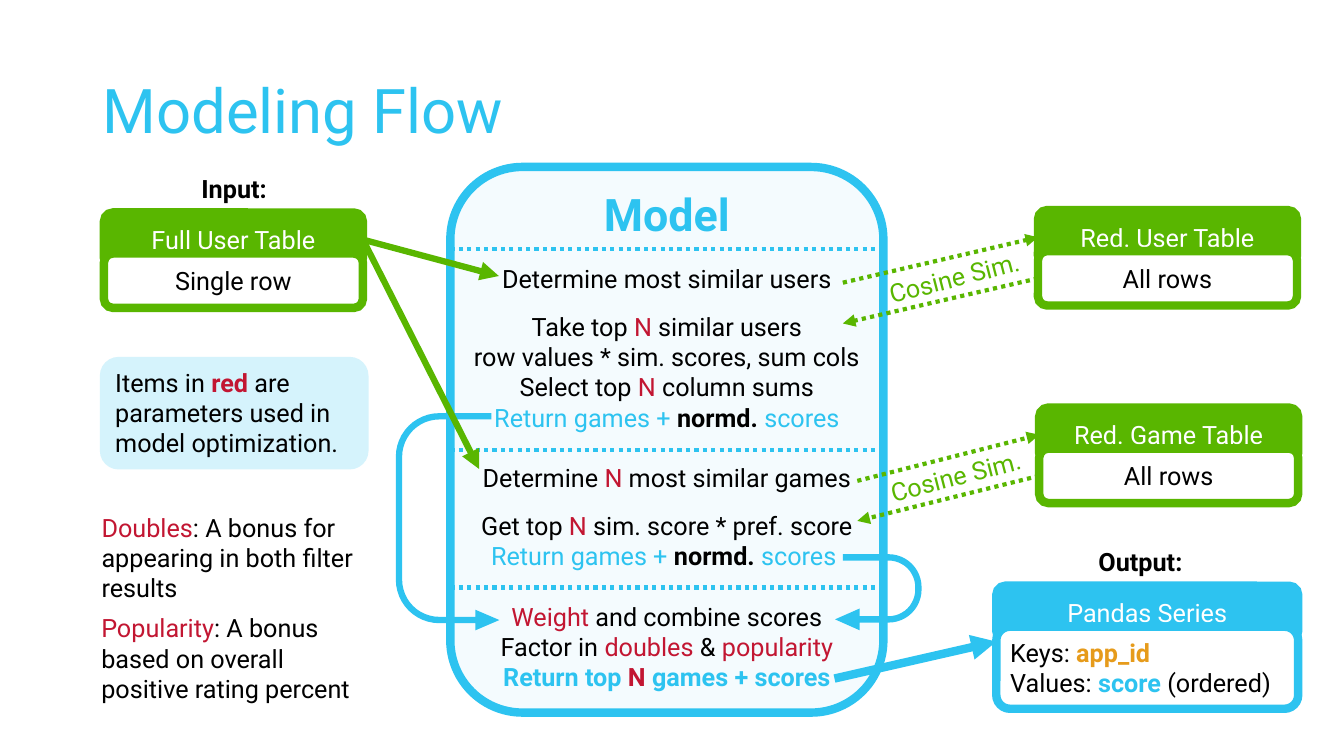
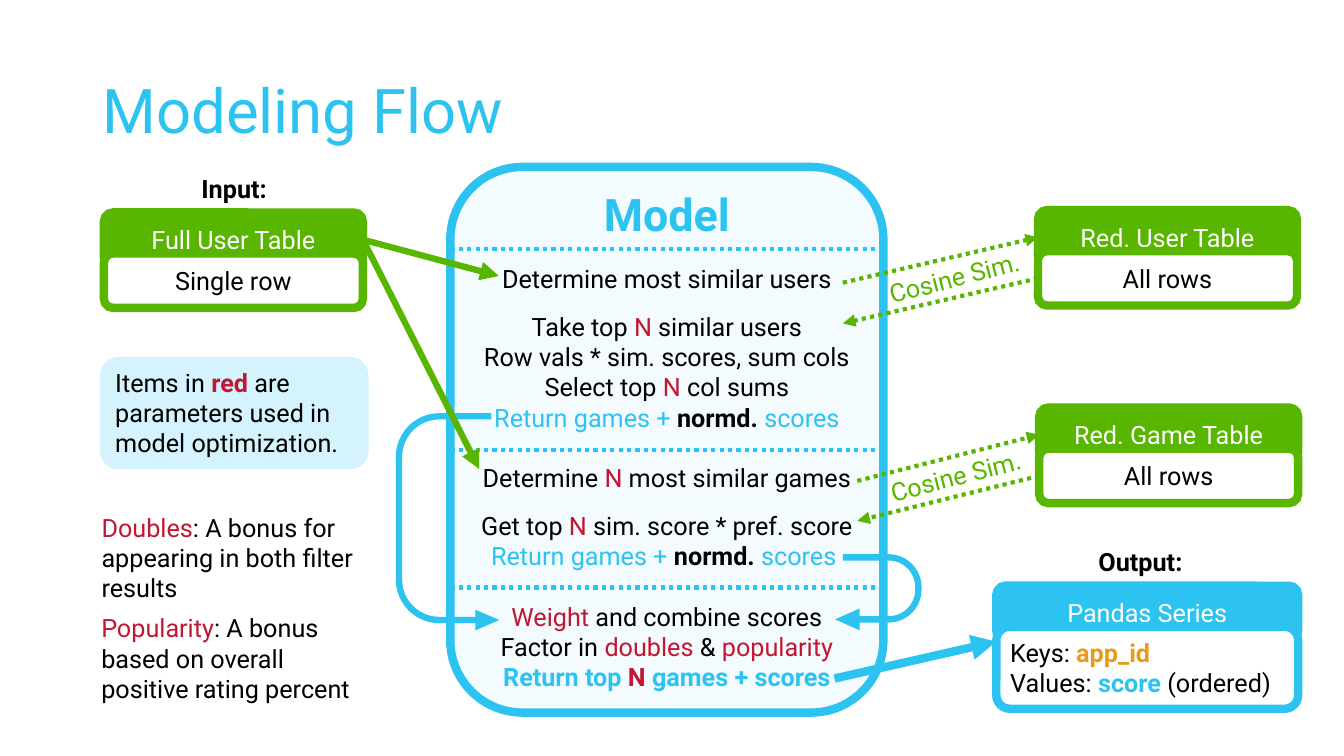
Before and after one commit to joshtod/Springboard, a slide deck: slide 8 of game_loc_prioritizer/reports/figures/JOD - Steam Recommendation System Capstone Presentation.pptx. Drawn at 1344x756 pixels with LibreOffice and Linux fonts; fonts in the diff are those of the drawing. Boxes give left, top, right and bottom in pixels: in the first picture for what was removed or moved away, otherwise in the second. Text is boxed around its words. In the diff, an @@ line names an element or a change of style, - is before the commit and + after.

```diff
--- a/game_loc_prioritizer/reports/figures/JOD - Steam Recommendation System Capstone Presentation.pptx
+++ b/game_loc_prioritizer/reports/figures/JOD - Steam Recommendation System Capstone Presentation.pptx
@@ text at (484,347,850,401): text changed @@
-row values * sim. scores, sum cols
-Select top N column sums
+Row vals * sim. scores, sum cols
+Select top N col sums
```
Also in this commit, not shown: 1 other file.
